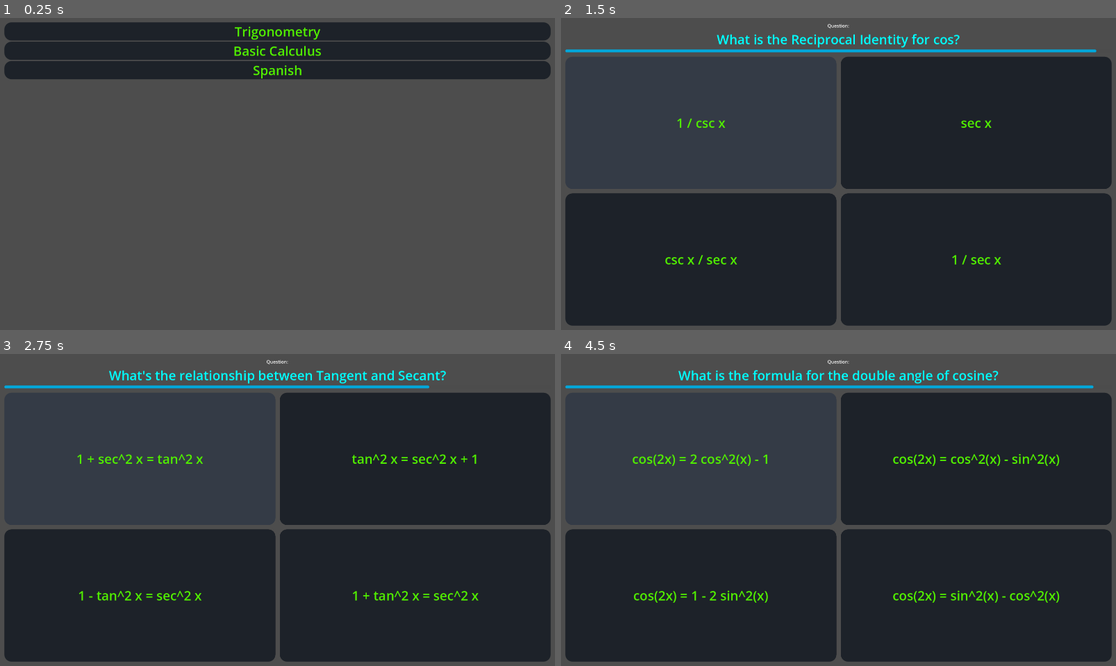
Above: before the commit, frames 1-4 (two rows, left to right).
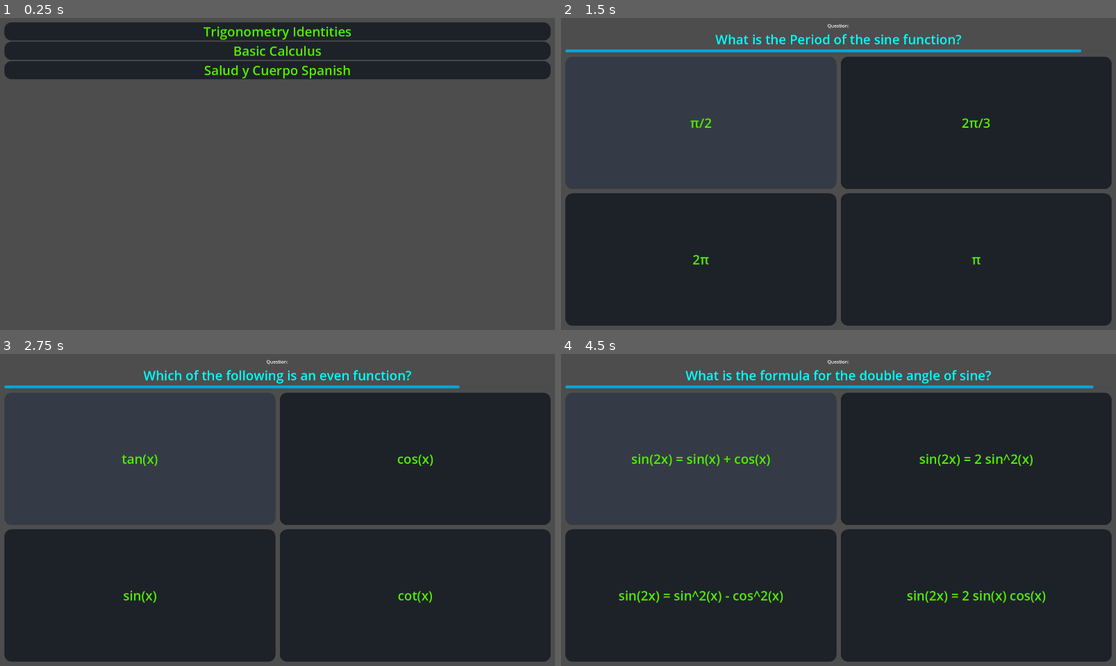
Above: after the commit, the same moments.

Repository: fieryknight2/Memory
Game: Godot game, scene res://game_select.tscn
Same seed, same stepped clock (60 frames per second), same inputs: the game is played once before the commit and once after it.
Inputs (mouse positions are in pixels of both pictures, inside the frame that each line leads up to):
- Up to frame 1 (0.25 s): no input
- Up to frame 2 (1.5 s): click (838, 30) at 0.5 s, where only the run before the commit has a clickable "Trigonometry"; click "A^2 + B = C^2" (after the commit: "tan(x + y) = tan(x) - tan(y)") at 1.25 s
- Up to frame 3 (2.75 s): click "1 / csc x" (after the commit: "π/2") at 2 s
- Up to frame 4 (4.5 s): click "1 + sec^2 x = tan^2 x" (after the commit: "tan(x)") at 2.75 s; click "cos x = cos -x" (after the commit: "cot(x - y) = (cot(x) cot(y) +…") at 3.5 s; click "sin(2x) = sin(x) + cos(x)" (after the commit: "cos x = cos -x") at 4.25 s

The runs differ from the first frame. In frame 1, 0.9% of the frame differs, in the area x 36-64%, y 2-20%; in frame 2, 1.3%; in frame 3, 2.3%; in frame 4, 2.9%, in the area x 10-90%, y 5-80%.

Commit message:
improved accessibility, and changed how quizzes are loaded

Diff:
--- a/eval.gd
+++ b/eval.gd
@@ -61,10 +61,11 @@
 
 
 func update_answers_size():
-	%OptionA.find_child("Answers").custom_minimum_size = Vector2(clamp((%OptionA.find_child("Answers").max_value / Global.questions.size()) * 200, 0, 200), 30)
-	%OptionB.find_child("Answers").custom_minimum_size = Vector2(clamp((%OptionB.find_child("Answers").max_value / Global.questions.size()) * 200, 0, 200), 30)
-	%OptionC.find_child("Answers").custom_minimum_size = Vector2(clamp((%OptionC.find_child("Answers").max_value / Global.questions.size()) * 200, 0, 200), 30)
-	%OptionD.find_child("Answers").custom_minimum_size = Vector2(clamp((%OptionD.find_child("Answers").max_value / Global.questions.size()) * 200, 0, 200), 30)
+	var max_size = get_viewport_rect().size.x * 0.7
+	%OptionA.find_child("Answers").custom_minimum_size = Vector2(clamp((%OptionA.find_child("Answers").max_value / Global.questions.size()) * max_size, 0, max_size), 30)
+	%OptionB.find_child("Answers").custom_minimum_size = Vector2(clamp((%OptionB.find_child("Answers").max_value / Global.questions.size()) * max_size, 0, max_size), 30)
+	%OptionC.find_child("Answers").custom_minimum_size = Vector2(clamp((%OptionC.find_child("Answers").max_value / Global.questions.size()) * max_size, 0, max_size), 30)
+	%OptionD.find_child("Answers").custom_minimum_size = Vector2(clamp((%OptionD.find_child("Answers").max_value / Global.questions.size()) * max_size, 0, max_size), 30)
 
 func _on_distribution_resized() -> void:
 	update_answers_size()
--- a/eval.tscn
+++ b/eval.tscn
@@ -21,18 +21,6 @@
 bg_color = Color(0, 1, 0, 1)
 corner_radius_top_right = 10
 corner_radius_bottom_right = 10
-
-[sub_resource type="Gradient" id="Gradient_2wppw"]
-offsets = PackedFloat32Array(0, 0.0640569, 1)
-colors = PackedColorArray(0.298039, 0.298039, 0.298039, 1, 0.376471, 0.376471, 0.376471, 0, 1, 1, 1, 0)
-
-[sub_resource type="GradientTexture2D" id="GradientTexture2D_vb37x"]
-gradient = SubResource("Gradient_2wppw")
-width = 128
-height = 128
-fill_from = Vector2(0.555556, 1)
-fill_to = Vector2(0.564103, 0)
-repeat = 2
 
 [node name="Eval" type="Control"]
 layout_mode = 3
@@ -182,28 +170,18 @@
 theme_override_colors/font_color = Color(0, 1, 1, 1)
 text = "D - 0%"
 
-[node name="Fade" type="TextureRect" parent="MarginContainer/Everything"]
+[node name="Questions" type="ScrollContainer" parent="MarginContainer/Everything"]
+show_behind_parent = true
 layout_mode = 2
 size_flags_vertical = 3
-texture = SubResource("GradientTexture2D_vb37x")
 
-[node name="Questions" type="ScrollContainer" parent="MarginContainer/Everything/Fade"]
-show_behind_parent = true
-layout_mode = 1
-anchors_preset = 15
-anchor_right = 1.0
-anchor_bottom = 1.0
-grow_horizontal = 2
-grow_vertical = 2
-size_flags_vertical = 3
-
-[node name="MarginContainer" type="MarginContainer" parent="MarginContainer/Everything/Fade/Questions"]
+[node name="MarginContainer" type="MarginContainer" parent="MarginContainer/Everything/Questions"]
 layout_mode = 2
 size_flags_horizontal = 3
 size_flags_vertical = 3
 theme_override_constants/margin_right = 5
 
-[node name="Questions" type="VBoxContainer" parent="MarginContainer/Everything/Fade/Questions/MarginContainer"]
+[node name="Questions" type="VBoxContainer" parent="MarginContainer/Everything/Questions/MarginContainer"]
 unique_name_in_owner = true
 layout_mode = 2
 size_flags_horizontal = 3
--- a/game_select.gd
+++ b/game_select.gd
@@ -1,15 +1,34 @@
 extends Control
+
+@export var quiz_button: PackedScene
 
 var trig_questions = {}
 var basic_calculus = {}
 var spanish = {}
 
 func _ready():
-	trig_questions = scramble_data(load_data("res://quizzes/trigonometry.json"))
-	basic_calculus = scramble_data(load_data("res://quizzes/basic_calculus.json"))
-	spanish = scramble_data(load_data("res://quizzes/spanish.json"))
+	get_window().min_size.x = 900
+	get_window().min_size.y = 400
+	var dir = DirAccess.open("res://quizzes")
+	if dir:
+		dir.list_dir_begin()
+		var file_name = dir.get_next()
+		while file_name != "":
+			if file_name.ends_with("json"):
+				print("Found quiz: " + file_name)
+				var button = quiz_button.instantiate()
+				var data = scramble_data(load_data("res://quizzes/" + file_name))
+				button.text = file_name.trim_suffix(".json")
+				button.connect("pressed", func(): button_clicked(data))
+				%Quizzes.add_child(button)
+			file_name = dir.get_next()
+	else:
+		print("An error occurred when trying to access the path.")
 
 
+func button_clicked(data):
+	Global.questions = data
+	get_tree().change_scene_to_file("res://main.tscn")
 
 func scramble_data(data):
 	var random = RandomNumberGenerator.new()
@@ -30,6 +49,7 @@
 			data[q]["answer"] = 2
 		elif ans == data[q][3]:
 			data[q]["answer"] = 3
+	data.shuffle()
 	return data
 
 
@@ -41,18 +61,3 @@
 		info[i][2] = info[i]["2"]
 		info[i][3] = info[i]["3"]
 	return info
-
-
-func _on_trigonometry_pressed() -> void:
-	Global.questions = trig_questions
-	get_tree().change_scene_to_file("res://main.tscn")
-
-
-func _on_spanish_pressed() -> void:
-	Global.questions = spanish
-	get_tree().change_scene_to_file("res://main.tscn")
-
-
-func _on_basic_calculus_pressed() -> void:
-	Global.questions = basic_calculus
-	get_tree().change_scene_to_file("res://main.tscn")
--- a/game_select.tscn
+++ b/game_select.tscn
@@ -1,32 +1,7 @@
-[gd_scene load_steps=7 format=3 uid="uid://dod3idjhop4e7"]
+[gd_scene load_steps=3 format=3 uid="uid://dod3idjhop4e7"]
 
 [ext_resource type="Script" path="res://game_select.gd" id="1_dkdl6"]
-
-[sub_resource type="SystemFont" id="SystemFont_xwulf"]
-font_weight = 700
-
-[sub_resource type="StyleBoxEmpty" id="StyleBoxEmpty_0yt5t"]
-
-[sub_resource type="StyleBoxFlat" id="StyleBoxFlat_d0og1"]
-bg_color = Color(0.203606, 0.233077, 0.274338, 1)
-corner_radius_top_left = 25
-corner_radius_top_right = 25
-corner_radius_bottom_right = 25
-corner_radius_bottom_left = 25
-
-[sub_resource type="StyleBoxFlat" id="StyleBoxFlat_iglqd"]
-bg_color = Color(0.0231475, 0.0302092, 0.0419434, 1)
-corner_radius_top_left = 25
-corner_radius_top_right = 25
-corner_radius_bottom_right = 25
-corner_radius_bottom_left = 25
-
-[sub_resource type="StyleBoxFlat" id="StyleBoxFlat_noiky"]
-bg_color = Color(0.113725, 0.133333, 0.160784, 1)
-corner_radius_top_left = 25
-corner_radius_top_right = 25
-corner_radius_bottom_right = 25
-corner_radius_bottom_left = 25
+[ext_resource type="PackedScene" uid="uid://btcceqdi6prdq" path="res://quiz_button.tscn" id="2_4bogo"]
 
 [node name="GameSelect" type="Control"]
 layout_mode = 3
@@ -36,6 +11,7 @@
 grow_horizontal = 2
 grow_vertical = 2
 script = ExtResource("1_dkdl6")
+quiz_button = ExtResource("2_4bogo")
 
 [node name="ScrollContainer" type="ScrollContainer" parent="."]
 layout_mode = 1
@@ -55,80 +31,5 @@
 theme_override_constants/margin_bottom = 15
 
 [node name="Quizzes" type="VBoxContainer" parent="ScrollContainer/MarginContainer"]
+unique_name_in_owner = true
 layout_mode = 2
-
-[node name="Trigonometry" type="Button" parent="ScrollContainer/MarginContainer/Quizzes"]
-layout_mode = 2
-size_flags_horizontal = 3
-theme_override_colors/font_disabled_color = Color(0.317647, 0.937255, 0, 1)
-theme_override_colors/font_hover_pressed_color = Color(0.317647, 0.937255, 0, 1)
-theme_override_colors/font_hover_color = Color(0.317647, 0.937255, 0, 1)
-theme_override_colors/font_pressed_color = Color(0.317647, 0.937255, 0, 1)
-theme_override_colors/font_focus_color = Color(0.317647, 0.937255, 0, 1)
-theme_override_colors/font_color = Color(0.318139, 0.937505, 0, 1)
-theme_override_colors/font_outline_color = Color(0.317647, 0.937255, 0, 1)
-theme_override_colors/icon_normal_color = Color(0.317647, 0.937255, 0, 1)
-theme_override_colors/icon_focus_color = Color(0.317647, 0.937255, 0, 1)
-theme_override_colors/icon_pressed_color = Color(0.317647, 0.937255, 0, 1)
-theme_override_colors/icon_hover_color = Color(0.317647, 0.937255, 0, 1)
-theme_override_colors/icon_hover_pressed_color = Color(0.317647, 0.937255, 0, 1)
-theme_override_colors/icon_disabled_color = Color(0.317647, 0.937255, 0, 1)
-theme_override_fonts/font = SubResource("SystemFont_xwulf")
-theme_override_font_sizes/font_size = 45
-theme_override_styles/focus = SubResource("StyleBoxEmpty_0yt5t")
-theme_override_styles/hover = SubResource("StyleBoxFlat_d0og1")
-theme_override_styles/pressed = SubResource("StyleBoxFlat_iglqd")
-theme_override_styles/normal = SubResource("StyleBoxFlat_noiky")
-text = "Trigonometry"
-
-[node name="Basic Calculus" type="Button" parent="ScrollContainer/MarginContainer/Quizzes"]
-layout_mode = 2
-size_flags_horizontal = 3
-theme_override_colors/font_disabled_color = Color(0.317647, 0.937255, 0, 1)
-theme_override_colors/font_hover_pressed_color = Color(0.317647, 0.937255, 0, 1)
-theme_override_colors/font_hover_color = Color(0.317647, 0.937255, 0, 1)
-theme_override_colors/font_pressed_color = Color(0.317647, 0.937255, 0, 1)
-theme_override_colors/font_focus_color = Color(0.317647, 0.937255, 0, 1)
-theme_override_colors/font_color = Color(0.318139, 0.937505, 0, 1)
-theme_override_colors/font_outline_color = Color(0.317647, 0.937255, 0, 1)
-theme_override_colors/icon_normal_color = Color(0.317647, 0.937255, 0, 1)
-theme_override_colors/icon_focus_color = Color(0.317647, 0.937255, 0, 1)
-theme_override_colors/icon_pressed_color = Color(0.317647, 0.937255, 0, 1)
-theme_override_colors/icon_hover_color = Color(0.317647, 0.937255, 0, 1)
-theme_override_colors/icon_hover_pressed_color = Color(0.317647, 0.937255, 0, 1)
-theme_override_colors/icon_disabled_color = Color(0.317647, 0.937255, 0, 1)
-theme_override_fonts/font = SubResource("SystemFont_xwulf")
-theme_override_font_sizes/font_size = 45
-theme_override_styles/focus = SubResource("StyleBoxEmpty_0yt5t")
-theme_override_styles/hover = SubResource("StyleBoxFlat_d0og1")
-theme_override_styles/pressed = SubResource("StyleBoxFlat_iglqd")
-theme_override_styles/normal = SubResource("StyleBoxFlat_noiky")
-text = "Basic Calculus"
-
-[node name="Spanish" type="Button" parent="ScrollContainer/MarginContainer/Quizzes"]
-layout_mode = 2
-size_flags_horizontal = 3
-theme_override_colors/font_disabled_color = Color(0.317647, 0.937255, 0, 1)
-theme_override_colors/font_hover_pressed_color = Color(0.317647, 0.937255, 0, 1)
-theme_override_colors/font_hover_color = Color(0.317647, 0.937255, 0, 1)
-theme_override_colors/font_pressed_color = Color(0.317647, 0.937255, 0, 1)
-theme_override_colors/font_focus_color = Color(0.317647, 0.937255, 0, 1)
-theme_override_colors/font_color = Color(0.318139, 0.937505, 0, 1)
-theme_override_colors/font_outline_color = Color(0.317647, 0.937255, 0, 1)
-theme_override_colors/icon_normal_color = Color(0.317647, 0.937255, 0, 1)
-theme_override_colors/icon_focus_color = Color(0.317647, 0.937255, 0, 1)
-theme_override_colors/icon_pressed_color = Color(0.317647, 0.937255, 0, 1)
-theme_override_colors/icon_hover_color = Color(0.317647, 0.937255, 0, 1)
-theme_override_colors/icon_hover_pressed_color = Color(0.317647, 0.937255, 0, 1)
-theme_override_colors/icon_disabled_color = Color(0.317647, 0.937255, 0, 1)
-theme_override_fonts/font = SubResource("SystemFont_xwulf")
-theme_override_font_sizes/font_size = 45
-theme_override_styles/focus = SubResource("StyleBoxEmpty_0yt5t")
-theme_override_styles/hover = SubResource("StyleBoxFlat_d0og1")
-theme_override_styles/pressed = SubResource("StyleBoxFlat_iglqd")
-theme_override_styles/normal = SubResource("StyleBoxFlat_noiky")
-text = "Spanish"
-
-[connection signal="pressed" from="ScrollContainer/MarginContainer/Quizzes/Trigonometry" to="." method="_on_trigonometry_pressed"]
-[connection signal="pressed" from="ScrollContainer/MarginContainer/Quizzes/Basic Calculus" to="." method="_on_basic_calculus_pressed"]
-[connection signal="pressed" from="ScrollContainer/MarginContainer/Quizzes/Spanish" to="." method="_on_spanish_pressed"]
--- a/project.godot
+++ b/project.godot
@@ -26,7 +26,7 @@
 
 [editor_plugins]
 
-enabled=PackedStringArray("res://addons/radial_progress/plugin.cfg")
+enabled=PackedStringArray()
 
 [rendering]
 
--- /dev/null
+++ b/quiz_button.tscn
@@ -0,0 +1,52 @@
+[gd_scene load_steps=6 format=3 uid="uid://btcceqdi6prdq"]
+
+[sub_resource type="SystemFont" id="SystemFont_xwulf"]
+font_weight = 700
+subpixel_positioning = 0
+
+[sub_resource type="StyleBoxEmpty" id="StyleBoxEmpty_0yt5t"]
+
+[sub_resource type="StyleBoxFlat" id="StyleBoxFlat_d0og1"]
+bg_color = Color(0.203606, 0.233077, 0.274338, 1)
+corner_radius_top_left = 25
+corner_radius_top_right = 25
+corner_radius_bottom_right = 25
+corner_radius_bottom_left = 25
+
+[sub_resource type="StyleBoxFlat" id="StyleBoxFlat_iglqd"]
+bg_color = Color(0.0231475, 0.0302092, 0.0419434, 1)
+corner_radius_top_left = 25
+corner_radius_top_right = 25
+corner_radius_bottom_right = 25
+corner_radius_bottom_left = 25
+
+[sub_resource type="StyleBoxFlat" id="StyleBoxFlat_noiky"]
+bg_color = Color(0.113725, 0.133333, 0.160784, 1)
+corner_radius_top_left = 25
+corner_radius_top_right = 25
+corner_radius_bottom_right = 25
+corner_radius_bottom_left = 25
+
+[node name="button" type="Button"]
+size_flags_horizontal = 3
+theme_override_colors/font_disabled_color = Color(0.317647, 0.937255, 0, 1)
+theme_override_colors/font_hover_pressed_color = Color(0.317647, 0.937255, 0, 1)
+theme_override_colors/font_hover_color = Color(0.317647, 0.937255, 0, 1)
+theme_override_colors/font_pressed_color = Color(0.317647, 0.937255, 0, 1)
+theme_override_colors/font_focus_color = Color(0.317647, 0.937255, 0, 1)
+theme_override_colors/font_color = Color(0.318139, 0.937505, 0, 1)
+theme_override_colors/font_outline_color = Color(0.317647, 0.937255, 0, 1)
+theme_override_colors/icon_normal_color = Color(0.317647, 0.937255, 0, 1)
+theme_override_colors/icon_focus_color = Color(0.317647, 0.937255, 0, 1)
+theme_override_colors/icon_pressed_color = Color(0.317647, 0.937255, 0, 1)
+theme_override_colors/icon_hover_color = Color(0.317647, 0.937255, 0, 1)
+theme_override_colors/icon_hover_pressed_color = Color(0.317647, 0.937255, 0, 1)
+theme_override_colors/icon_disabled_color = Color(0.317647, 0.937255, 0, 1)
+theme_override_fonts/font = SubResource("SystemFont_xwulf")
+theme_override_font_sizes/font_size = 45
+theme_override_styles/focus = SubResource("StyleBoxEmpty_0yt5t")
+theme_override_styles/hover = SubResource("StyleBoxFlat_d0og1")
+theme_override_styles/pressed = SubResource("StyleBoxFlat_iglqd")
+theme_override_styles/normal = SubResource("StyleBoxFlat_noiky")
+text = "My Text
+"
--- /dev/null
+++ b/quizzes/Salud y Cuerpo Spanish.json
@@ -0,0 +1,164 @@
+[
+	{
+		"time": 6,
+		"question": "¿Cómo se dice 'the face' en español?",
+		"answer": 0,
+		"0": "La Cara",
+		"1": "La Boca",
+		"2": "La Mano",
+		"3": "El Brazo"
+	},
+	{
+		"time": 6,
+		"question": "¿Qué significa 'los ojos' en inglés?",
+		"answer": 1,
+		"0": "The Nose",
+		"1": "The Eyes",
+		"2": "The Ears",
+		"3": "The Face"
+	},
+	{
+		"time": 6,
+		"question": "¿Cómo se dice 'the ears' en español?",
+		"answer": 2,
+		"0": "La Boca",
+		"1": "La Cara",
+		"2": "Las Orejas",
+		"3": "La Nariz"
+	},
+	{
+		"time": 6,
+		"question": "¿Qué significa 'la nariz' en inglés?",
+		"answer": 3,
+		"0": "The Mouth",
+		"1": "The Face",
+		"2": "The Head",
+		"3": "The Nose"
+	},
+	{
+		"time": 6,
+		"question": "¿Cómo se dice 'the mouth' en español?",
+		"answer": 3,
+		"0": "La Mano",
+		"1": "El Hombro",
+		"2": "La Cabeza",
+		"3": "La Boca"
+	},
+	{
+		"time": 6,
+		"question": "¿Qué significa 'la cabeza' en inglés?",
+		"answer": 0,
+		"0": "The Head",
+		"1": "The Arm",
+		"2": "The Neck",
+		"3": "The Back"
+	},
+	{
+		"time": 6,
+		"question": "¿Cómo se dice 'the neck' en español?",
+		"answer": 1,
+		"0": "El Brazo",
+		"1": "El Cuello",
+		"2": "La Espalda",
+		"3": "La Cadera"
+	},
+	{
+		"time": 6,
+		"question": "¿Qué significa 'la espalda' en inglés?",
+		"answer": 2,
+		"0": "The Foot",
+		"1": "The Shoulder",
+		"2": "The Back",
+		"3": "The Wrist"
+	},
+	{
+		"time": 6,
+		"question": "¿Cómo se dice 'the arm' en español?",
+		"answer": 3,
+		"0": "El Pie",
+		"1": "La Mano",
+		"2": "La Pierna",
+		"3": "El Brazo"
+	},
+	{
+		"time": 6,
+		"question": "¿Qué significa 'la mano' en inglés?",
+		"answer": 1,
+		"0": "The Foot",
+		"1": "The Hand",
+		"2": "The Wrist",
+		"3": "The Knee"
+	},
+	{
+		"time": 6,
+		"question": "¿Cómo se dice 'the wrist' en español?",
+		"answer": 2,
+		"0": "La Pierna",
+		"1": "El Hombro",
+		"2": "La Muñeca",
+		"3": "El Brazo"
+	},
+	{
+		"time": 6,
+		"question": "¿Qué significa 'el hombro' en inglés?",
+		"answer": 3,
+		"0": "The Ankle",
+		"1": "The Knee",
+		"2": "The Hip",
+		"3": "The Shoulder"
+	},
+	{
+		"time": 6,
+		"question": "¿Cómo se dice 'the hip' en español?",
+		"answer": 1,
+		"0": "La Rodilla",
+		"1": "La Cadera",
+		"2": "El Tobillo",
+		"3": "El Pie"
+	},
+	{
+		"time": 6,
+		"question": "¿Qué significa 'la pierna' en inglés?",
+		"answer": 1,
+		"0": "The Hand",
+		"1": "The Leg",
+		"2": "The Arm",
+		"3": "The Head"
+	},
+	{
+		"time": 6,
+		"question": "¿Cómo se dice 'the knee' en español?",
+		"answer": 0,
+		"0": "La Rodilla",
+		"1": "El Tobillo",
+		"2": "La Cadera",
+		"3": "La Mano"
+	},
+	{
+		"time": 6,
+		"question": "¿Qué significa 'el tobillo' en inglés?",
+		"answer": 2,
+		"0": "The Wrist",
+		"1": "The Foot",
+		"2": "The Ankle",
+		"3": "The Leg"
+	},
+	{
+		"time": 6,
+		"question": "¿Cómo se dice 'the foot' en español?",
+		"answer": 1,
+		"0": "La Mano",
+		"1": "El Pie",
+		"2": "El Tobillo",
+		"3": "La Cadera"
+	},
+	{
+		"time": 6,
+		"question": "¿Qué significa 'los dedos' en inglés?",
+		"answer": 0,
+		"0": "The Fingers/Toes",
+		"1": "The Arms",
+		"2": "The Legs",
+		"3": "The Shoulders"
+	}
+]
--- a/quizzes/spanish.json
+++ /dev/null
@@ -1,182 +0,0 @@
-[
-	{
-		"time": 5,
-		"question": "¿Cómo se dice 'hello' en español?",
-		"answer": 0,
-		"0": "hola",
-		"1": "adiós",
-		"2": "por favor",
-		"3": "gracias"
-	},
-	{
-		"time": 5,
-		"question": "¿Cuál es la forma correcta del verbo 'tener' para 'yo' en presente?",
-		"answer": 1,
-		"0": "tengo",
-		"1": "tienes",
-		"2": "tiene",
-		"3": "tenemos"
-	},
-	{
-		"time": 5,
-		"question": "¿Cómo se dice 'thank you' en español?",
-		"answer": 3,
-		"0": "perdón",
-		"1": "hola",
-		"2": "adiós",
-		"3": "gracias"
-	},
-	{
-		"time": 5,
-		"question": "¿Qué significa 'libro' en inglés?",
-		"answer": 1,
-		"0": "pen",
-		"1": "book",
-		"2": "table",
-		"3": "chair"
-	},
-	{
-		"time": 5,
-		"question": "¿Cómo se dice 'goodbye' en español?",
-		"answer": 1,
-		"0": "hola",
-		"1": "adiós",
-		"2": "buenas noches",
-		"3": "por favor"
-	},
-	{
-		"time": 5,
-		"question": "¿Cuál es el pronombre para 'he' en español?",
-		"answer": 0,
-		"0": "él",
-		"1": "ella",
-		"2": "nosotros",
-		"3": "vosotros"
-	},
-	{
-		"time": 5,
-		"question": "¿Cómo se dice 'please' en español?",
-		"answer": 2,
-		"0": "gracias",
-		"1": "perdón",
-		"2": "por favor",
-		"3": "hola"
-	},
-	{
-		"time": 5,
-		"question": "¿Cuál es la forma correcta del verbo 'ser' para 'ellos' en presente?",
-		"answer": 3,
-		"0": "soy",
-		"1": "eres",
-		"2": "es",
-		"3": "son"
-	},
-	{
-		"time": 5,
-		"question": "¿Cómo se dice 'I love you' en español?",
-		"answer": 0,
-		"0": "te amo",
-		"1": "te quiero",
-		"2": "me gusta",
-		"3": "te odio"
-	},
-	{
-		"time": 5,
-		"question": "¿Qué significa 'ventana' en inglés?",
-		"answer": 2,
-		"0": "door",
-		"1": "roof",
-		"2": "window",
-		"3": "floor"
-	},
-	{
-		"time": 5,
-		"question": "¿Cuál es el artículo definido para 'feminine singular' en español?",
-		"answer": 1,
-		"0": "el",
-		"1": "la",
-		"2": "los",
-		"3": "las"
-	},
-	{
-		"time": 5,
-		"question": "¿Cómo se dice 'happy' en español?",
-		"answer": 0,
-		"0": "feliz",
-		"1": "triste",
-		"2": "enojado",
-		"3": "nervioso"
-	},
-	{
-		"time": 5,
-		"question": "¿Qué significa 'comida' en inglés?",
-		"answer": 3,
-		"0": "drink",
-		"1": "plate",
-		"2": "fork",
-		"3": "food"
-	},
-	{
-		"time": 5,
-		"question": "¿Cuál es la forma correcta del verbo 'haber' para 'nosotros' en presente?",
-		"answer": 2,
-		"0": "he",
-		"1": "has",
-		"2": "hemos",
-		"3": "han"
-	},
-	{
-		"time": 5,
-		"question": "¿Cómo se dice 'school' en español?",
-		"answer": 0,
-		"0": "escuela",
-		"1": "biblioteca",
-		"2": "hospital",
-		"3": "tienda"
-	},
-	{
-		"time": 5,
-		"question": "¿Cuál es el pronombre para 'they' en español?",
-		"answer": 3,
-		"0": "yo",
-		"1": "tú",
-		"2": "él",
-		"3": "ellos"
-	},
-	{
-		"time": 5,
-		"question": "¿Qué significa 'zapato' en inglés?",
-		"answer": 2,
-		"0": "shirt",
-		"1": "hat",
-		"2": "shoe",
-		"3": "belt"
-	},
-	{
-		"time": 5,
-		"question": "¿Cómo se dice 'water' en español?",
-		"answer": 1,
-		"0": "vino",
-		"1": "agua",
-		"2": "jugo",
-		"3": "leche"
-	},
-	{
-		"time": 5,
-		"question": "¿Cuál es la forma correcta del verbo 'hacer' para 'ella' en presente?",
-		"answer": 0,
-		"0": "hace",
-		"1": "hago",
-		"2": "haces",
-		"3": "hacemos"
-	},
-	{
-		"time": 5,
-		"question": "¿Cómo se dice 'house' en español?",
-		"answer": 2,
-		"0": "piso",
-		"1": "oficina",
-		"2": "casa",
-		"3": "parque"
-	}
-]
Not shown: 1 places in eval.tscn that only renumber resources
Renamed: quizzes/basic_calculus.json -> quizzes/Basic Calculus.json
Renamed: quizzes/trigonometry.json -> quizzes/Trigonometry Identities.json
Not shown, added: export/Memory.exe
Not shown, added: export/Memory.x86_64
